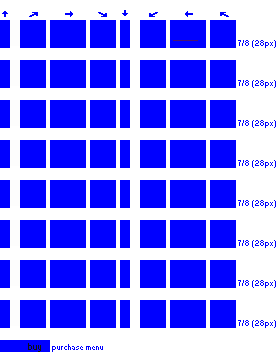
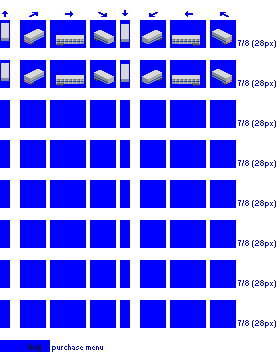
Revision of a layered 280 × 360 image; what changed, layer by layer:
hid "Layer 2" over [173, 40, 198, 41]
showed "trailer", painted on it over [1, 23, 232, 86]
hid "Layer 1" over [1, 23, 232, 46]
